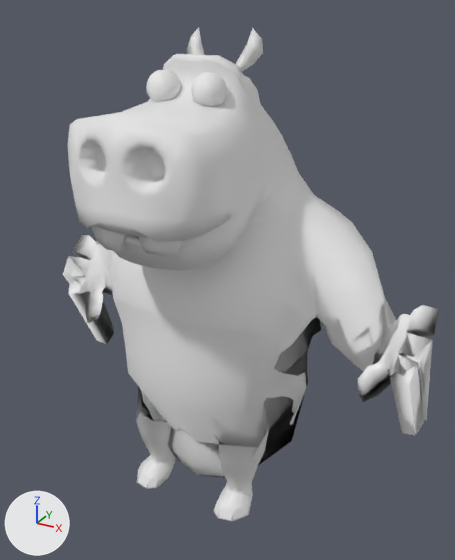
An edit to the OBJ model CustomEngine/extracted_assets/meshes/GM_3D_Character_SeatedB.obj, drawn before and after from the same camera.
Before and after are seen from a 50 mm lens placed at (0.576, -1.091, 1.06), pointed at (0.024, -0.088, 0.558). Every picture has the same lights, and +X, +Y and +Z are marked at lower left. The older version comes first. Where no turn or scale is listed for an object, it has been applied to the vertices. Vertices at exactly the same position are counted once.

The older version as bpy lines, for what is in view:
```python
me_gm_3d_character_seatedb = bpy.data.meshes.new('GM_3D_Character_SeatedB')
me_gm_3d_character_seatedb.from_pydata(...)  # 1531 vertices, 3004 faces; spans x -0.421..0.421, y -0.39..0.193, z 0.106..1.021
ob_gm_3d_character_seatedb = bpy.data.objects.new('GM_3D_Character_SeatedB', me_gm_3d_character_seatedb)
ob_gm_3d_character_seatedb.location = (0.0, 0.0, 0.0)
```
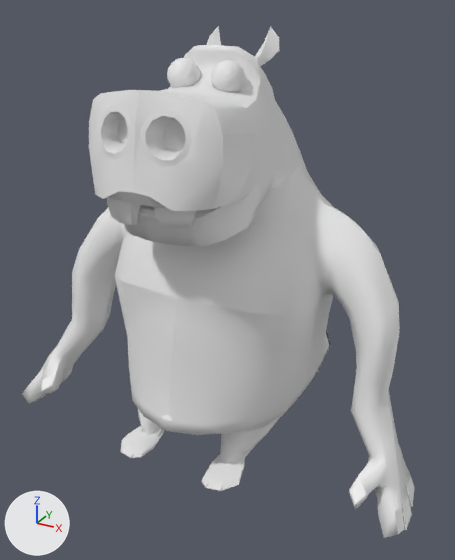
The edits, one by one:
me_gm_3d_character_seatedb is used by ob_gm_3d_character_seatedb; location (0.0, 0.0, 0.0).
me_gm_3d_character_seatedb had 1531 vertices, 3004 faces and spanned x -0.421..0.421, y -0.39..0.193, z 0.106..1.021.
me_gm_3d_character_seatedb now has 1531 vertices, 3004 faces and spans x -0.446..0.446, y -0.344..0.193, z 0.198..1.021.
me_gm_3d_character_seatedb part 1: the loose piece of 15 vertices spanning x 0.013..0.084, y -0.366..-0.33, z 0.706..0.776 is turned -6 degrees about the x axis through its middle, then moved by (0.0, 0.044, 0.032).
me_gm_3d_character_seatedb part 2: the loose piece of 102 vertices spanning x 0.014..0.073, y -0.214..-0.155, z 0.902..0.959 is turned -6 degrees about the x axis through its middle, then moved by (0.0, 0.063, 0.014).
me_gm_3d_character_seatedb part 3: the loose piece of 15 vertices spanning x -0.084..-0.013, y -0.369..-0.331, z 0.697..0.805 is turned -6 degrees about the x axis through its middle, then moved by (0.0, 0.045, 0.032).
me_gm_3d_character_seatedb part 4: the loose piece of 102 vertices spanning x -0.073..-0.014, y -0.214..-0.155, z 0.902..0.959 is turned -6 degrees about the x axis through its middle, then moved by (0.0, 0.063, 0.014).
me_gm_3d_character_seatedb part 5: 1281 of 1531 vertices moved; they spanned x -0.421..0.421, y -0.39..0.193, z 0.106..1.021 and now span x -0.446..0.446, y -0.344..0.193, z 0.198..1.021; mean shift (0.0, 0.007, -0.02); largest move (0.388, -0.015, 0.557) -> (0.412, -0.113, 0.212).
Other edits to the shape of me_gm_3d_character_seatedb do not show in these pictures.

Location of each change, [x1, y1, x2, y2] in pixels of the pictures (455 x 560 px; the box of a moved part takes in the faces that stretch with it):
'GM_3D_Character_SeatedB', reshaped: before [63, 27, 439, 522]; after [22, 26, 415, 538]
part 1 of me_gm_3d_character_seatedb, moved or reshaped: before [139, 237, 182, 256]; after [154, 207, 197, 228]
part 2 of me_gm_3d_character_seatedb, moved or reshaped: before [191, 72, 227, 107]; after [211, 60, 245, 92]
part 3 of me_gm_3d_character_seatedb, moved or reshaped: before [92, 226, 125, 252]; after [107, 198, 140, 225]
part 4 of me_gm_3d_character_seatedb, moved or reshaped: before [146, 70, 181, 102]; after [167, 58, 201, 88]
part 5 of me_gm_3d_character_seatedb, moved or reshaped: before [63, 27, 439, 522]; after [22, 26, 415, 538]
